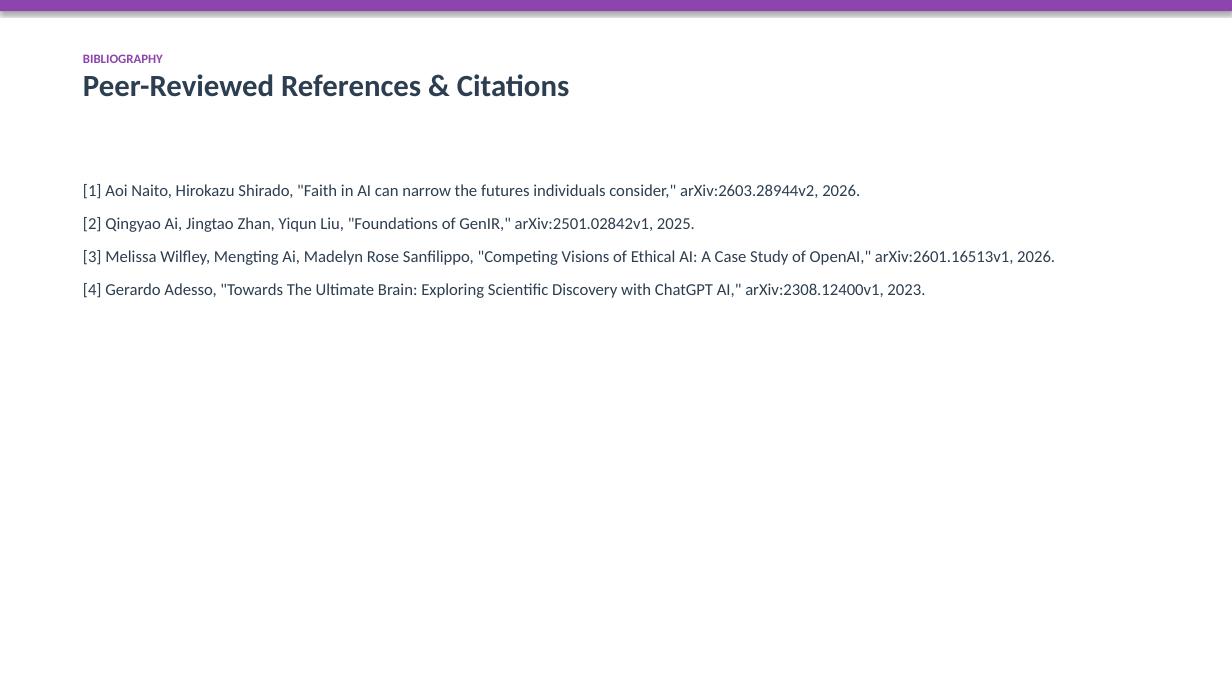
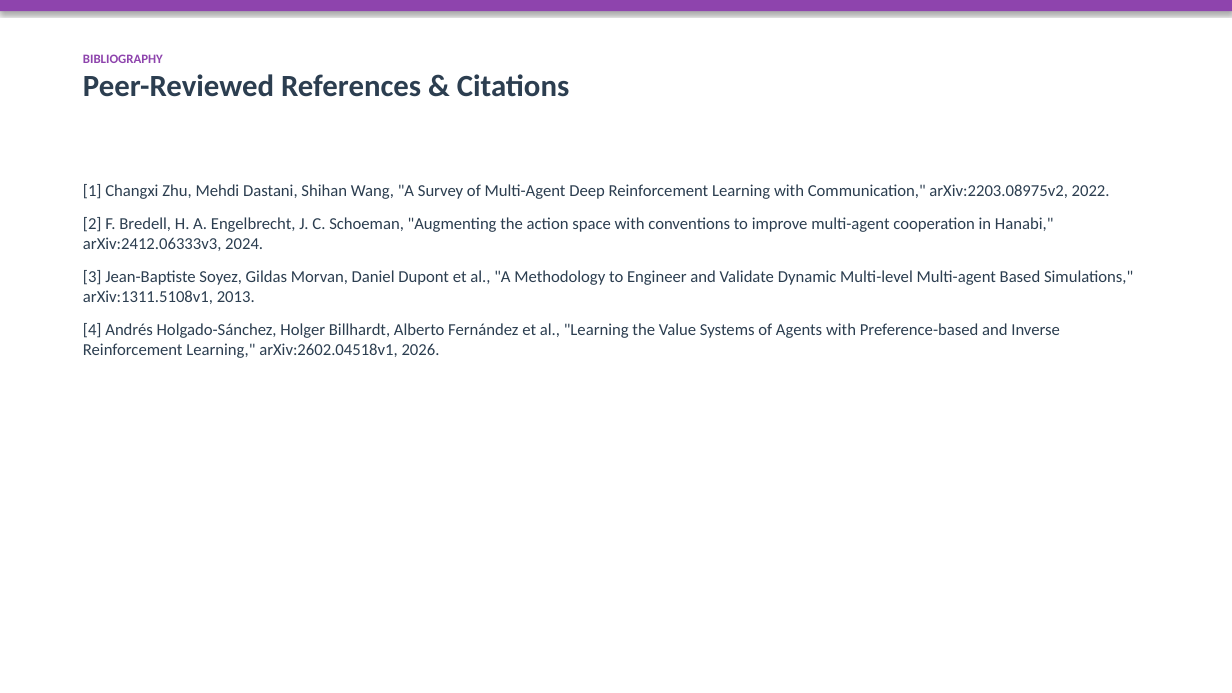
Before and after one commit to rahulkumar-andc/resercher-campanion, a slide deck: slide 5 of output/Presentation.pptx. Drawn at 1232x693 pixels with LibreOffice and Linux fonts; fonts in the diff are those of the drawing. Boxes give left, top, right and bottom in pixels: in the first picture for what was removed or moved away, otherwise in the second. Text is boxed around its words. In the diff, an @@ line names an element or a change of style, - is before the commit and + after.

Commit message:
test: Run full E2E verification audit and verify 27-agent flow

```diff
--- a/output/Presentation.pptx
+++ b/output/Presentation.pptx
@@ text at (x1=83, y1=184, x2=1133, y2=358): text changed @@
-[1] Aoi Naito, Hirokazu Shirado, "Faith in AI can narrow the futures individuals consider," arXiv:2603.28944v2, 2026.
-[2] Qingyao Ai, Jingtao Zhan, Yiqun Liu, "Foundations of GenIR," arXiv:2501.02842v1, 2025.
-[3] Melissa Wilfley, Mengting Ai, Madelyn Rose Sanfilippo, "Competing Visions of Ethical AI: A Case Study of OpenAI," arXiv:2601.16513v1, 2026.
-[4] Gerardo Adesso, "Towards The Ultimate Brain: Exploring Scientific Discovery with ChatGPT AI," arXiv:2308.12400v1, 2023.
+[1] Changxi Zhu, Mehdi Dastani, Shihan Wang, "A Survey of Multi-Agent Deep Reinforcement Learning with Communication," arXiv:2203.08975v2, 2022.
+[2] F. Bredell, H. A. Engelbrecht, J. C. Schoeman, "Augmenting the action space with conventions to improve multi-agent cooperation in Hanabi," arXiv:2412.06333v3, 2024.
+[3] Jean-Baptiste Soyez, Gildas Morvan, Daniel Dupont et al., "A Methodology to Engineer and Validate Dynamic Multi-level Multi-agent Based Simulations," arXiv:1311.5108v1, 2013.
+[4] Andrés Holgado-Sánchez, Holger Billhardt, Alberto Fernández et al., "Learning the Value Systems of Agents with Preference-based and Inverse Reinforcement Learning," arXiv:2602.04518v1, 2026.
```
Also in this commit, not shown: 3 other slides changed, 4 other files.
